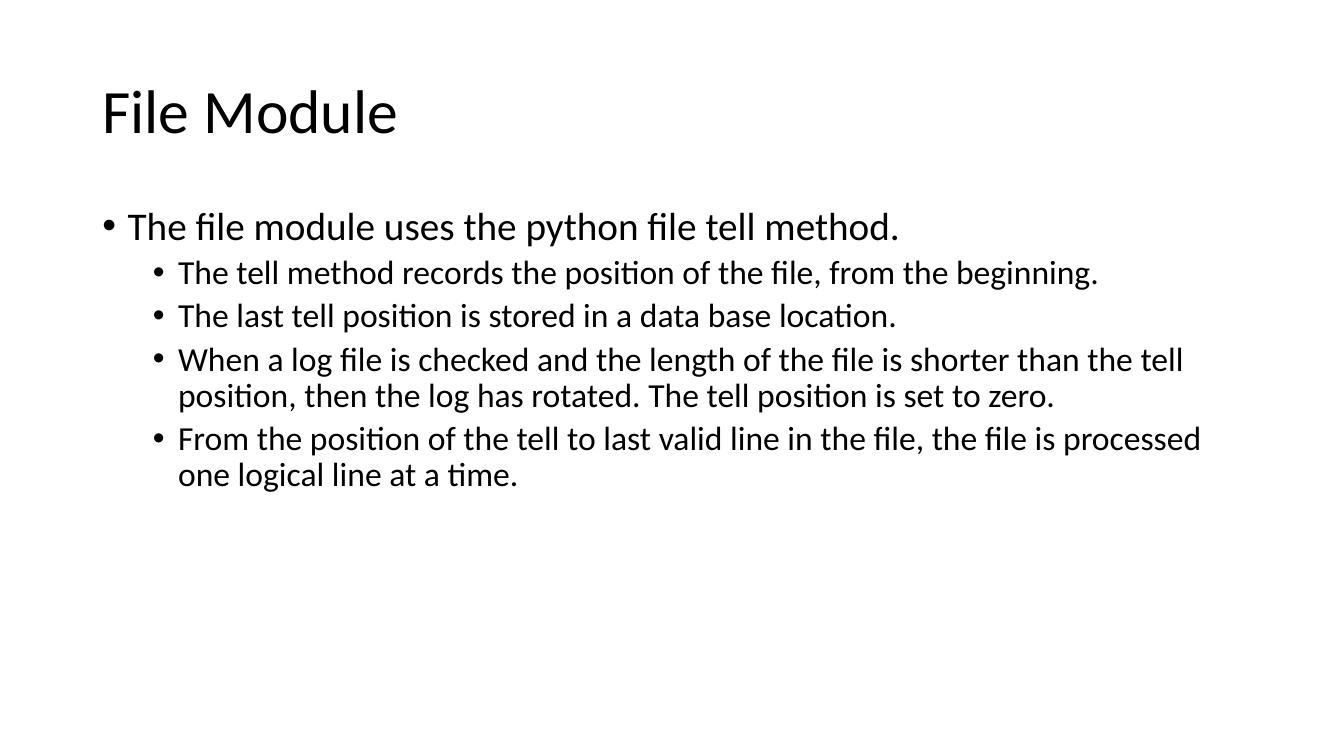
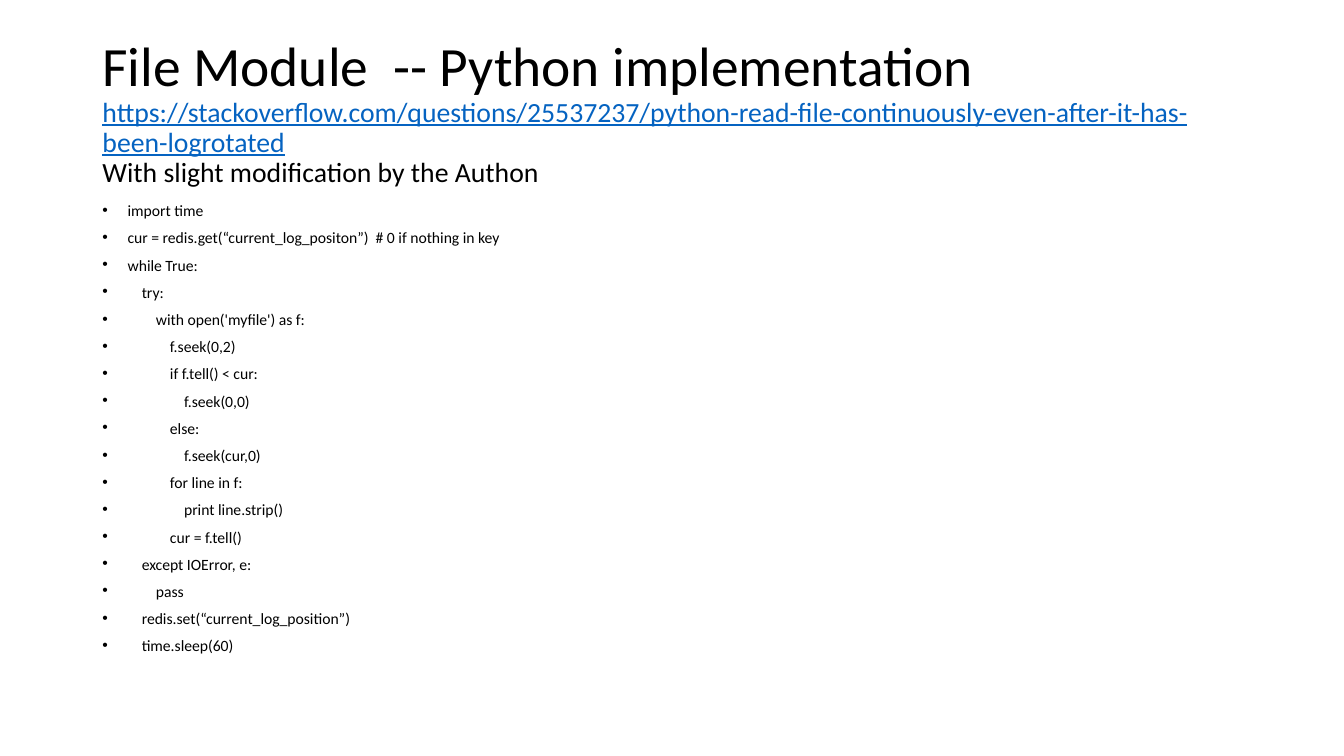
Before and after one commit to NanoDataCenter/nano_data_center, a slide deck: slide 6 of presentations/session_3/Redis as Elastic Search.pptx. Drawn at 1344x756 pixels with LibreOffice and Linux fonts; fonts in the diff are those of the drawing. Boxes give left, top, right and bottom in pixels: in the first picture for what was removed or moved away, otherwise in the second. Text is boxed around its words. In the diff, an @@ line names an element or a change of style, - is before the commit and + after.

```diff
--- a/presentations/session_3/Redis as Elastic Search.pptx
+++ b/presentations/session_3/Redis as Elastic Search.pptx
@@ title at (102,47,1187,187): text changed; size 44 to 19.8 pt; text colour #000000 to #0563C1 @@
-File Module
+File Module -- Python implementation
+https://stackoverflow.com/questions/25537237/python-read-file-continuously-even-after-it-has-been-logrotated
+With slight modification by the Authon
@@ text at (128,205,499,654): text changed; size 24 to 11.2 pt @@
-• The file module uses the python file tell method.
-  • The tell method records the position of the file, from the beginning.
-  • The last tell position is stored in a data base location.
-  • When a log file is checked and the length of the file is shorter than the tell position, then the log has rotated. The tell position is set to zero.
-  • From the position of the tell to last valid line in the file, the file is processed one logical line at a time.
+• import time
+• cur = redis.get(“current_log_positon”) # 0 if nothing in key
+• while True:
+• try:
+• with open('myfile') as f:
+• f.seek(0,2)
+• if f.tell() < cur:
+• f.seek(0,0)
+• else:
+• f.seek(cur,0)
+• for line in f:
+• print line.strip()
+• cur = f.tell()
+• except IOError, e:
+• pass
+• redis.set(“current_log_position”)
+• time.sleep(60)
```
Also in this commit, not shown: 1 other slide changed, 5 slides added, 2 other files.
